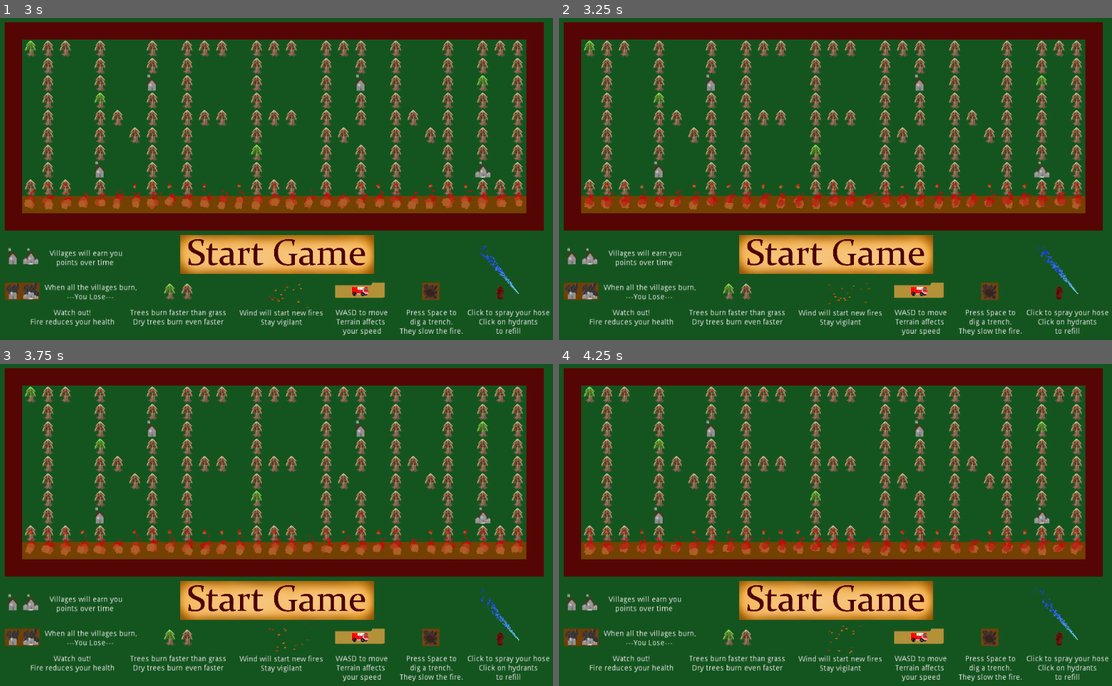
Above: before the commit, frames 1-4 (two rows, left to right).
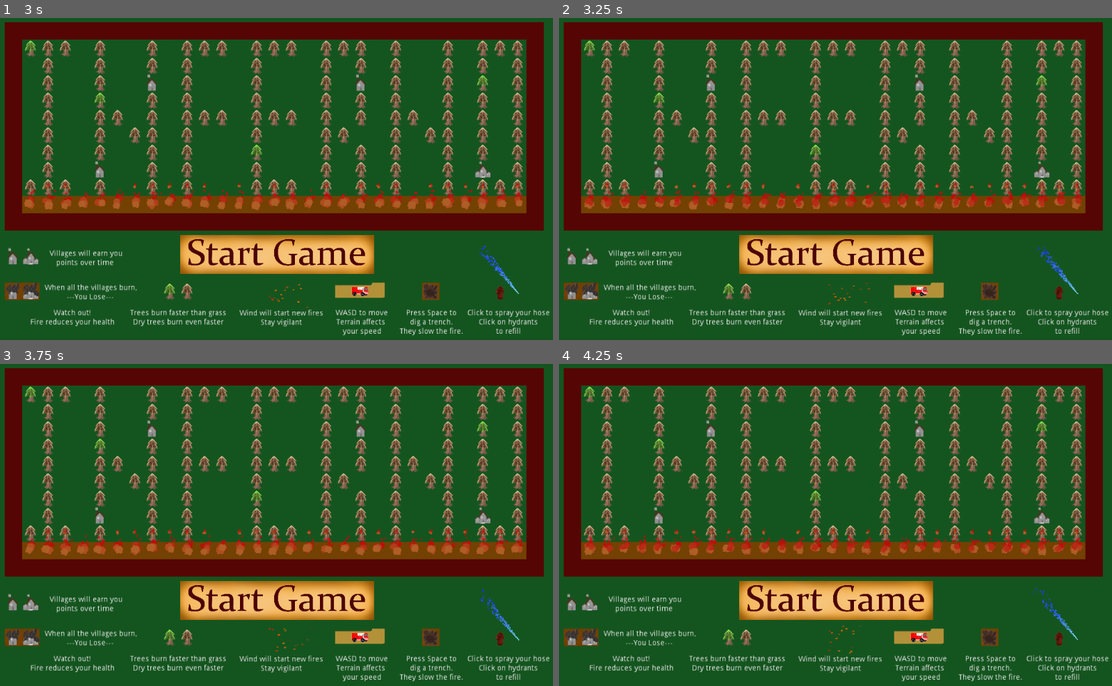
Above: after the commit, the same moments.

Repository: ConsoleCowboysInCyberspace/inferno
Game: Godot game, scene res://Scenes/main_title.tscn
Same seed, same stepped clock (60 frames per second), same inputs: the game is played once before the commit and once after it.
Inputs (mouse positions are in pixels of both pictures, inside the frame that each line leads up to):
- Up to frame 1 (3 s): tap Space (dig_trench) at 0.5, 0.6, 1.25, 2, 2.1, 2.75 s; move the mouse to (248, 243) at 0.52 s; hold W (truck_up) 0.53-2.03 s; move the mouse to (442, 227) at 1.27 s; click (442, 227) at 1.35 s; move the mouse to (105, 130) at 2.02 s; hold A (truck_left) from 2.03 s (still down); move the mouse to (304, 179) at 2.77 s; click (304, 179) at 2.85 s
- Up to frame 2 (3.25 s): keep holding A (truck_left)
- Up to frame 3 (3.75 s): tap Space (dig_trench) at 3.5, 3.6 s; move the mouse to (193, 441) at 3.52 s; release A (truck_left) at 3.53 s; hold S (truck_down) from 3.53 s (still down)
- Up to frame 4 (4.25 s): keep holding S (truck_down)

Frame 1 is identical in both runs. In frame 2, less than 0.1% of the frame differs, in the area x 5-75%, y 46-54%; in frame 3, less than 0.1%; in frame 4, less than 0.1%, in the area x 5-76%, y 45-54%.

Commit message:
Fixed trench fires

Diff:
--- a/scripts/internal_tile_manager.gd
+++ b/scripts/internal_tile_manager.gd
@@ -179,8 +179,8 @@
 func setBurnLevel(burnLevelsArr, pos):
 	var fireLevel = getTile(pos).fireLevel
 	var neighbors = []
-	if getTile(pos).type == Internal_Tile.TileType.TRENCH && !getTile(pos).burnedDown:
-		return
+	# if getTile(pos).burnedDown:
+	# 	return
 	for potentialNeighbor in Utils.mooreNeighbors:
 		if tileInBounds(pos + potentialNeighbor) && getTile(pos + potentialNeighbor).nonFlammable == false and potentialNeighbor != Vector2.ZERO:
 			neighbors.append(pos + potentialNeighbor)
